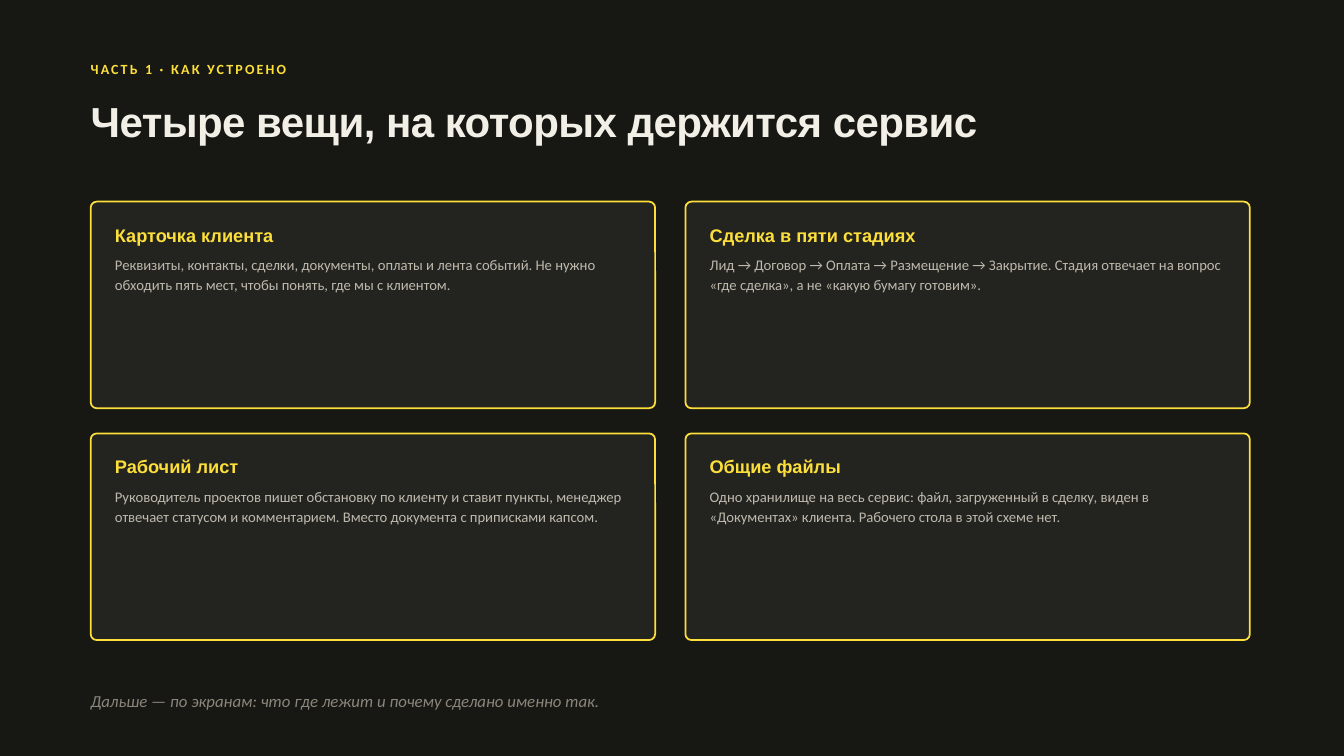
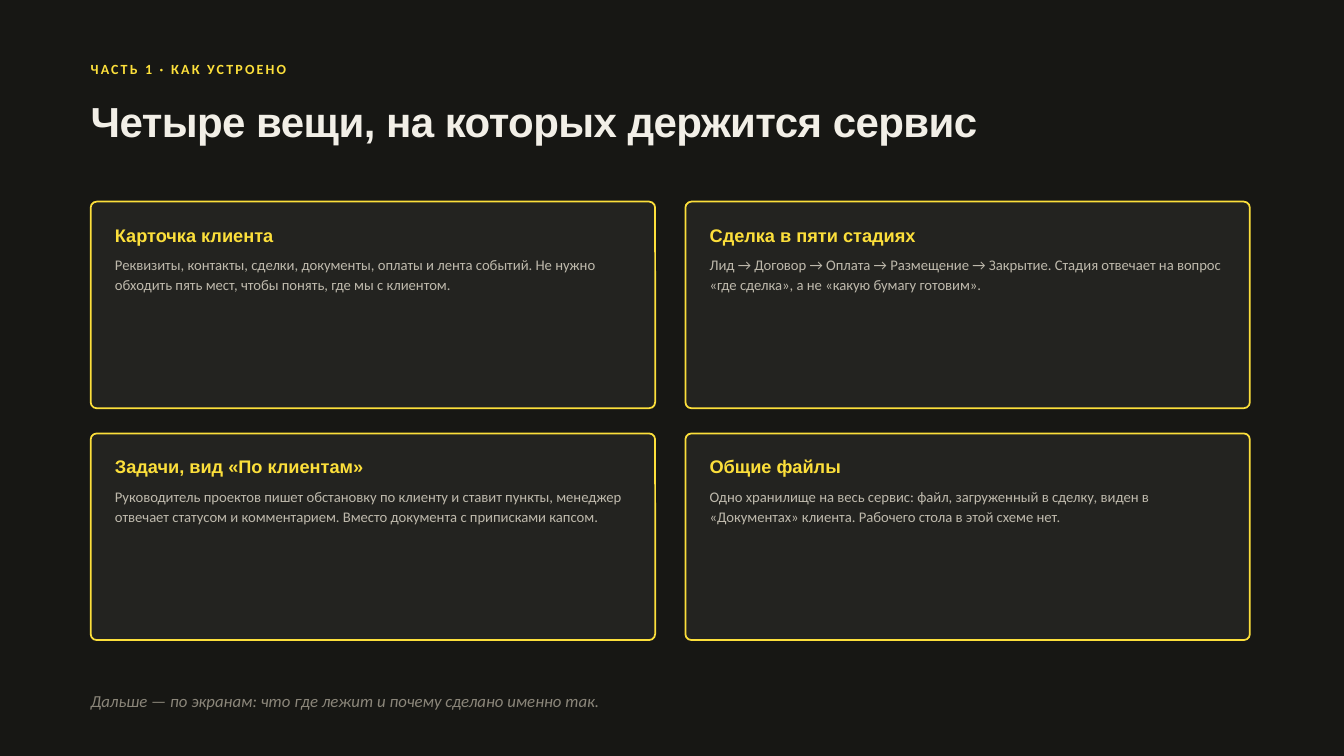
Before and after one commit to ArturFirstow/Colizeum__CRM, a slide deck: slide 4 of docs/Colizeum_Agency_обучение.pptx. Drawn at 1344x756 pixels with LibreOffice and Linux fonts; fonts in the diff are those of the drawing. Boxes give left, top, right and bottom in pixels: in the first picture for what was removed or moved away, otherwise in the second. Text is boxed around its words. In the diff, an @@ line names an element or a change of style, - is before the commit and + after.

```diff
--- a/docs/Colizeum_Agency_обучение.pptx
+++ b/docs/Colizeum_Agency_обучение.pptx
@@ text at [115,460,364,477]: text changed @@
-Рабочий лист
+Задачи, вид «По клиентам»
```
Also in this commit, not shown: 4 other slides changed, 11 other files.
